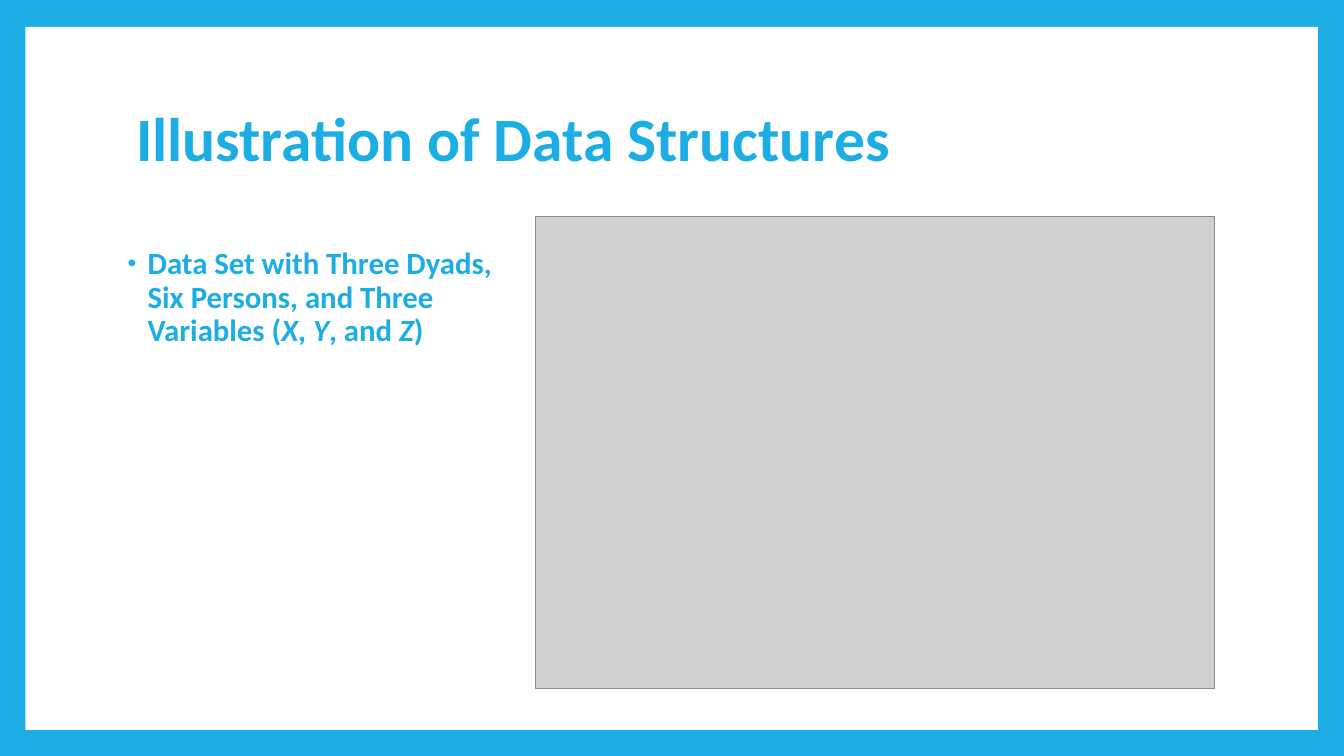
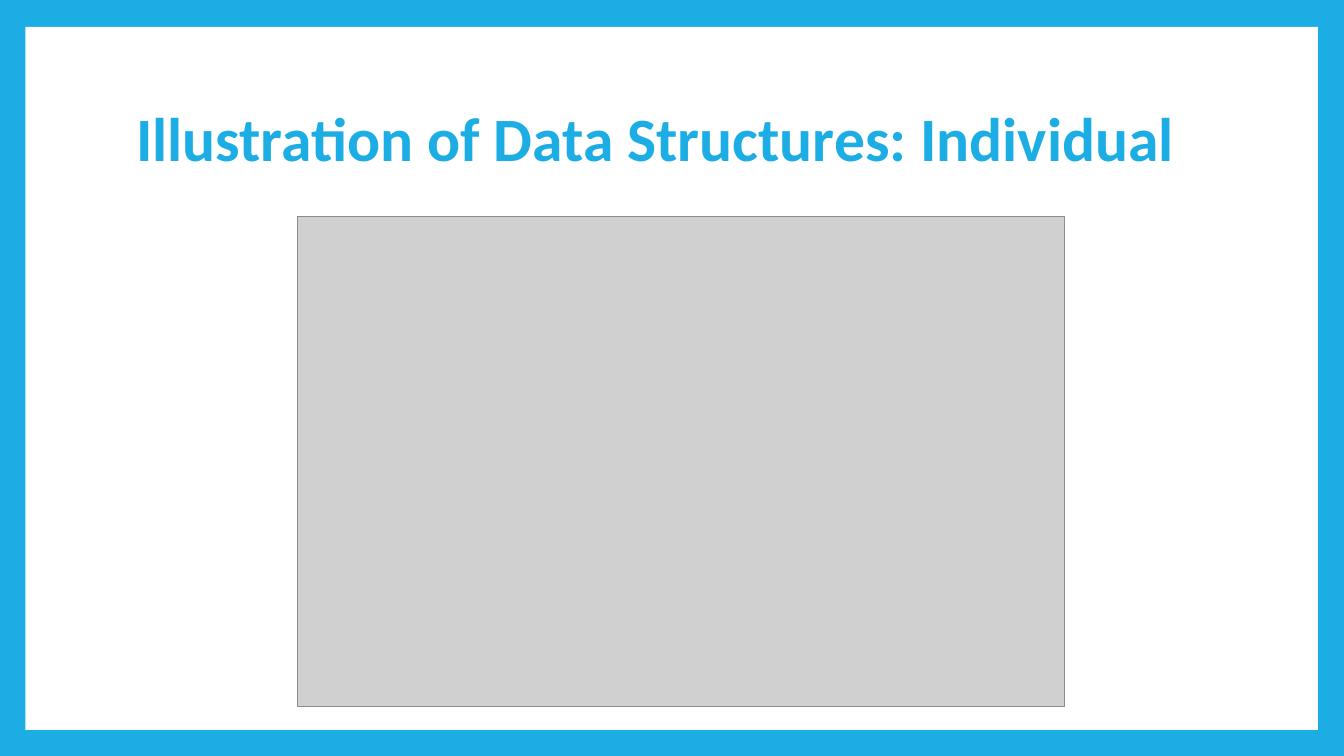
Before and after one commit to RandiLGarcia/2day-dyad-workshop, a slide deck: slide 22 of Day 1/Lecture Slides/Day 1 Slides.pptx (slide 23 before the commit). Drawn at 1344x756 pixels with LibreOffice and Linux fonts; fonts in the diff are those of the drawing; grey boxes stand for pictures. Boxes give left, top, right and bottom in pixels: in the first picture for what was removed or moved away, otherwise in the second. Text is boxed around its words. In the diff, an @@ line names an element or a change of style, - is before the commit and + after.

```diff
--- a/Day 1/Lecture Slides/Day 1 Slides.pptx
+++ b/Day 1/Lecture Slides/Day 1 Slides.pptx
@@ title at box(136, 117, 1173, 162): text changed @@
-Illustration of Data Structures
+Illustration of Data Structures: Individual
@@ picture: place and size @@
-picture at box(535, 217, 1215, 689)
+picture at box(297, 217, 1065, 707)
@@ text removed at box(148, 252, 491, 346) @@
-• Data Set with Three Dyads, Six Persons, and Three Variables (X, Y, and Z)
```
Also in this commit, not shown: 25 other slides changed, 4 slides added, 9 slides removed, 7 other files.
